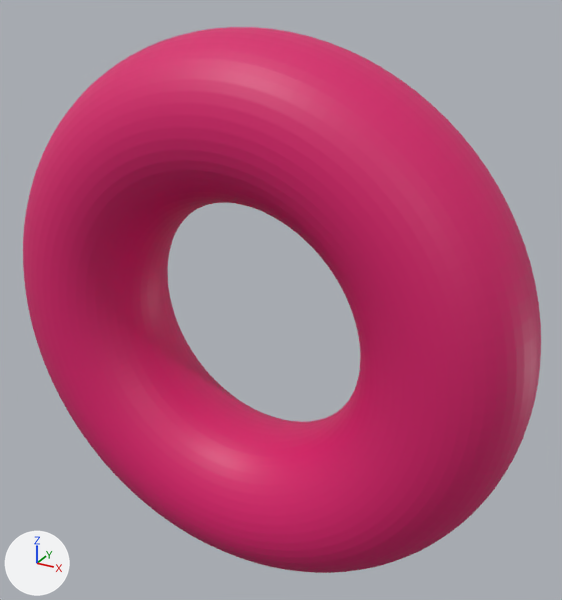
What one commit did to the glTF model assets/torus_grid_sweep/torus_R2_r4.glb.
One viewpoint serves both versions: a 50 mm lens placed at (13.15, -21.81, 11.96), pointed at (0.74, 0.75, 0.68). Arrows for +X, +Y and +Z are at lower left; the lights stay in place. The first picture is the older version. Where no turn or scale is listed for an object, it has been applied to the vertices.

The older version as bpy lines, for what is in view:
```python
me_geometry_0 = bpy.data.meshes.new('geometry_0')
me_geometry_0.from_pydata(...)  # 5000 vertices, 10000 faces; spans x -10.0..10.0, y -2.8..2.8, z -10.0..10.0
me_geometry_0.materials.append(mat_defaultmaterial)
ob_geometry_0 = bpy.data.objects.new('geometry_0', me_geometry_0)
ob_geometry_0.location = (0.0, 0.0, 0.0)
```
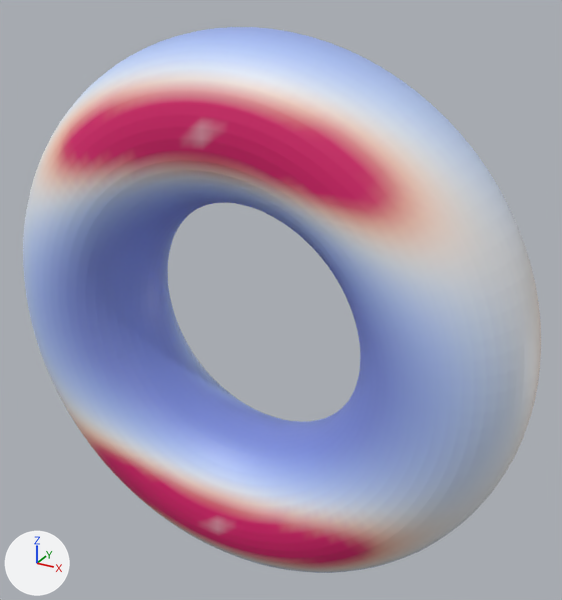
The change, as a diff of the scene's bpy script:
```diff
--- a/assets/torus_grid_sweep/torus_R2_r4.glb.py
+++ b/assets/torus_grid_sweep/torus_R2_r4.glb.py
@@ me_geometry_0 @@
 me_geometry_0.from_pydata(...)  # 5000 vertices, 10000 faces; spans x -10.0..10.0, y -2.8..2.8, z -10.0..10.0
 # used by ob_geometry_0; location = (0.0, 0.0, 0.0)
+# me_geometry_0 part 1: 4198 faces centred in x -8.9..8.9, y -2.8..2.2, z -10.0..10.0 are repainted in the vertex colours; the middle colour goes from pink #da1c6c to blue #99aeee
+# me_geometry_0 part 2: 2498 faces centred in x -10.0..10.0, y -2.8..2.8, z -8.9..8.9 are repainted in the vertex colours; the middle colour goes from pink #da1c6c to white #f3e8e4
+# me_geometry_0 part 3: 1298 faces centred in x -7.8..7.8, y -2.8..2.8, z -8.5..8.5 are repainted in the vertex colours; the middle colour goes from pink #da1c6c to pink #eb9b99
+# me_geometry_0 part 4: 1298 faces centred in x -9.7..9.7, y -2.8..2.6, z -9.2..9.2 are repainted in the vertex colours; the middle colour goes from pink #da1c6c to pale blue #d7e5fd
 me_geometry_0.materials.append(mat_defaultmaterial)
```

Pixel boxes (x1, y1, x2, y2) of what changed, in the pictures (562 x 600 px):
part 1 of me_geometry_0, recoloured (pink to blue): (23, 27, 486, 503) in both
part 2 of me_geometry_0, recoloured: (26, 65, 541, 572) in both
part 3 of me_geometry_0, recoloured: (49, 80, 430, 570) in both
part 4 of me_geometry_0, recoloured: (23, 51, 524, 573) in both
